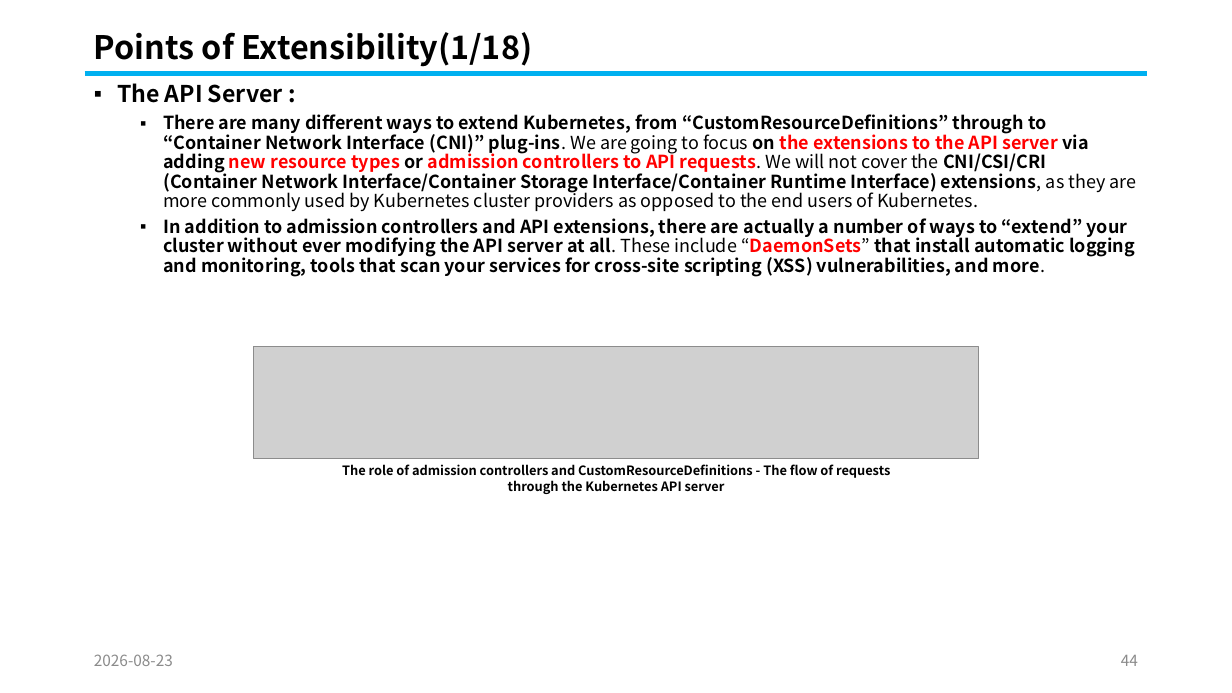
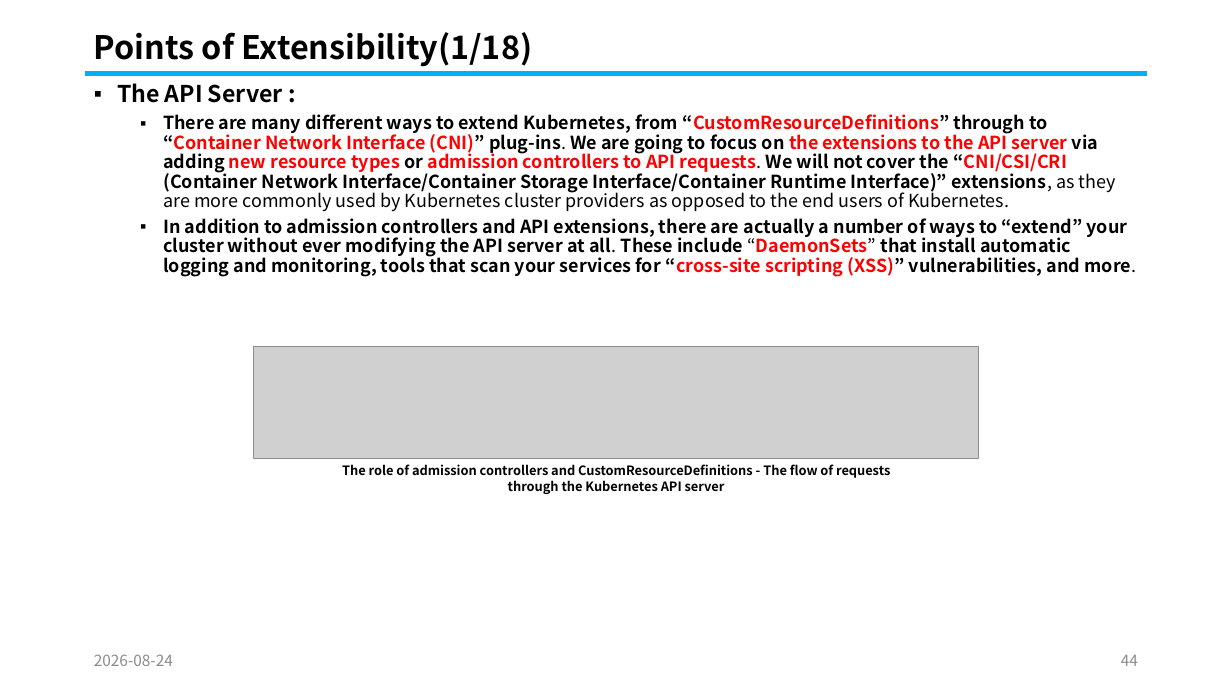
Before and after one commit to knix008/TestSimulator, a slide deck: slide 44 of Kubernetes/Kubernetes Part 05-2026.08.25.pptx. Drawn at 1232x693 pixels with LibreOffice and Linux fonts; fonts in the diff are those of the drawing; grey boxes stand for pictures. Boxes give left, top, right and bottom in pixels: in the first picture for what was removed or moved away, otherwise in the second. Text is boxed around its words. In the diff, an @@ line names an element or a change of style, - is before the commit and + after.

```diff
--- a/Kubernetes/Kubernetes Part 05-2026.08.25.pptx
+++ b/Kubernetes/Kubernetes Part 05-2026.08.25.pptx
@@ text at box(163, 114, 1137, 277): text changed @@
-  ▪ There are many different ways to extend Kubernetes, from “CustomResourceDefinitions” through to “Container Network Interface (CNI)” plug-ins. We are going to focus on the extensions to the API server via adding new resource types or admission controllers to API requests. We will not cover the CNI/CSI/CRI (Container Network Interface/Container Storage Interface/Container Runtime Interface) extensions, as they are more commonly used by Kubernetes cluster providers as opposed to the end users of Kubernetes.
-  ▪ In addition to admission controllers and API extensions, there are actually a number of ways to “extend” your cluster without ever modifying the API server at all. These include “DaemonSets” that install automatic logging and monitoring, tools that scan your services for cross-site scripting (XSS) vulnerabilities, and more.
+  ▪ There are many different ways to extend Kubernetes, from “CustomResourceDefinitions” through to “Container Network Interface (CNI)” plug-ins. We are going to focus on the extensions to the API server via adding new resource types or admission controllers to API requests. We will not cover the “CNI/CSI/CRI (Container Network Interface/Container Storage Interface/Container Runtime Interface)” extensions, as they are more commonly used by Kubernetes cluster providers as opposed to the end users of Kubernetes.
+  ▪ In addition to admission controllers and API extensions, there are actually a number of ways to “extend” your cluster without ever modifying the API server at all. These include “DaemonSets” that install automatic logging and monitoring, tools that scan your services for “cross-site scripting (XSS)” vulnerabilities, and more.
@@ text at box(94, 654, 173, 666): text changed @@
-2026-08-23
+2026-08-24
```
Also in this commit, not shown: 101 other slides changed, 17 other files.
